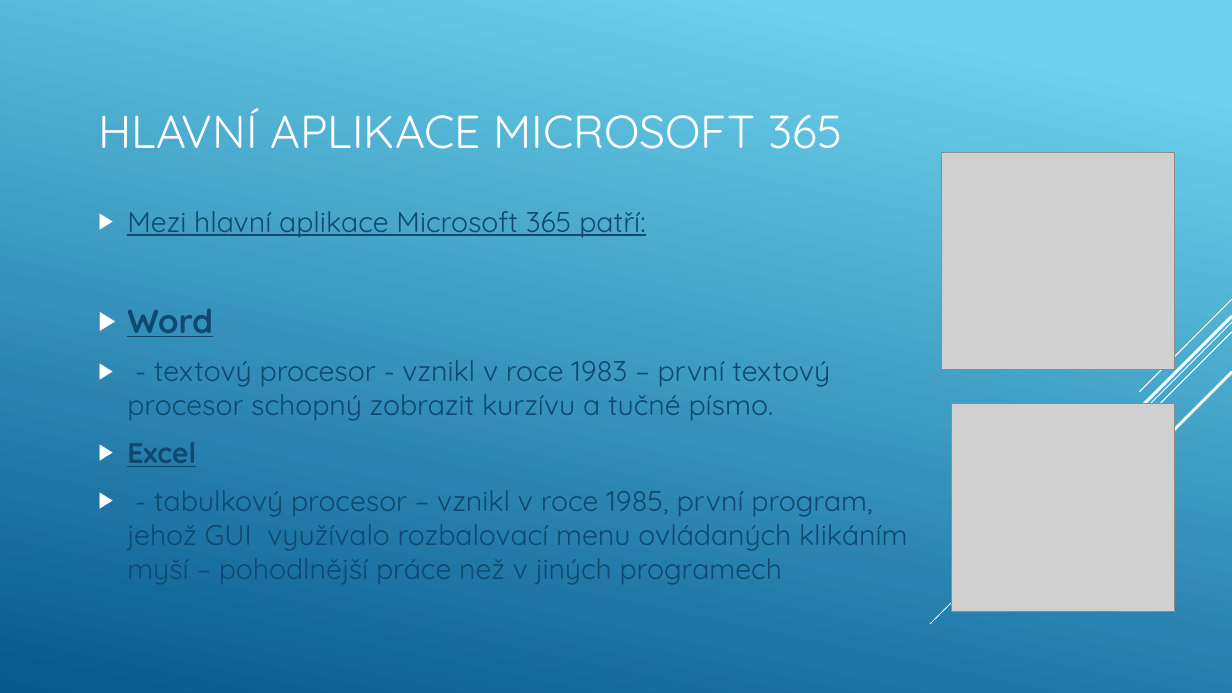
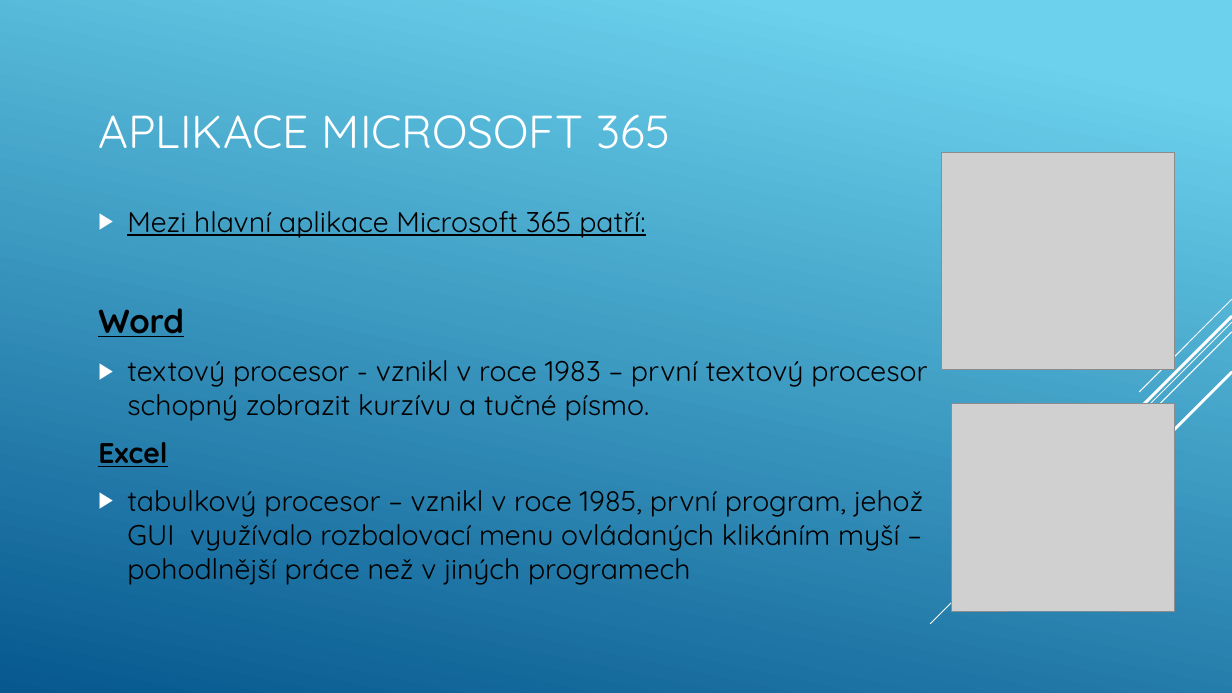
Before and after one commit to machacekadam/Office-365-a-jeho-mo-nosti, a slide deck: slide 10 of Machacek.pptx. Drawn at 1232x693 pixels with LibreOffice and Linux fonts; fonts in the diff are those of the drawing; grey boxes stand for pictures. Boxes give left, top, right and bottom in pixels: in the first picture for what was removed or moved away, otherwise in the second. Text is boxed around its words. In the diff, an @@ line names an element or a change of style, - is before the commit and + after.

```diff
--- a/Machacek.pptx
+++ b/Machacek.pptx
@@ title at (98,115,670,149): text changed @@
-HLAVNÍ APLIKACE MICROSOFT 365
+APLIKACE MICROSOFT 365
@@ text at (98,211,645,467): text colour #0F496F to #000000 in "Mezi hlavní aplikace Microsoft 365 patří:", "Word", "Excel"; bullet ▶ to none @@
@@ text at (127,360,927,421): text changed; text colour #0F496F to #000000 @@
-▶ - textový procesor - vznikl v roce 1983 – první textový procesor schopný zobrazit kurzívu a tučné písmo.
+▶ textový procesor - vznikl v roce 1983 – první textový procesor schopný zobrazit kurzívu a tučné písmo.
@@ text at (127,490,923,585): text changed; text colour #0F496F to #000000 @@
-▶ - tabulkový procesor – vznikl v roce 1985, první program, jehož GUI využívalo rozbalovací menu ovládaných klikáním myší – pohodlnější práce než v jiných programech
+▶ tabulkový procesor – vznikl v roce 1985, první program, jehož GUI využívalo rozbalovací menu ovládaných klikáním myší – pohodlnější práce než v jiných programech
```
Also in this commit, not shown: 19 other slides changed.
